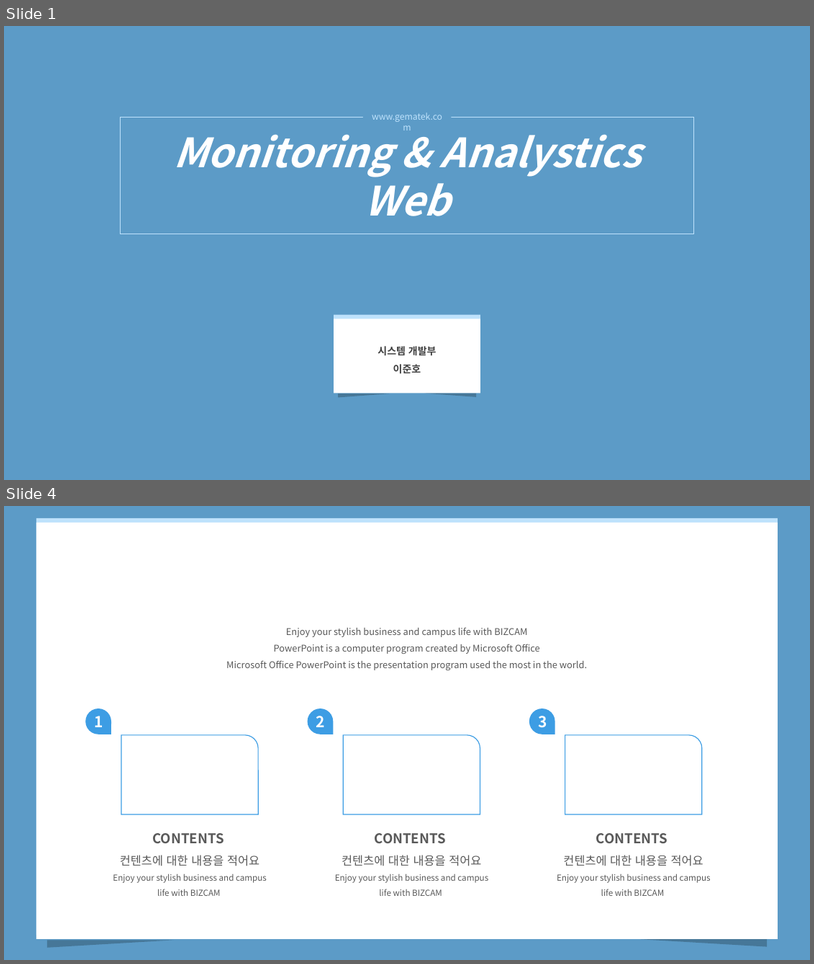
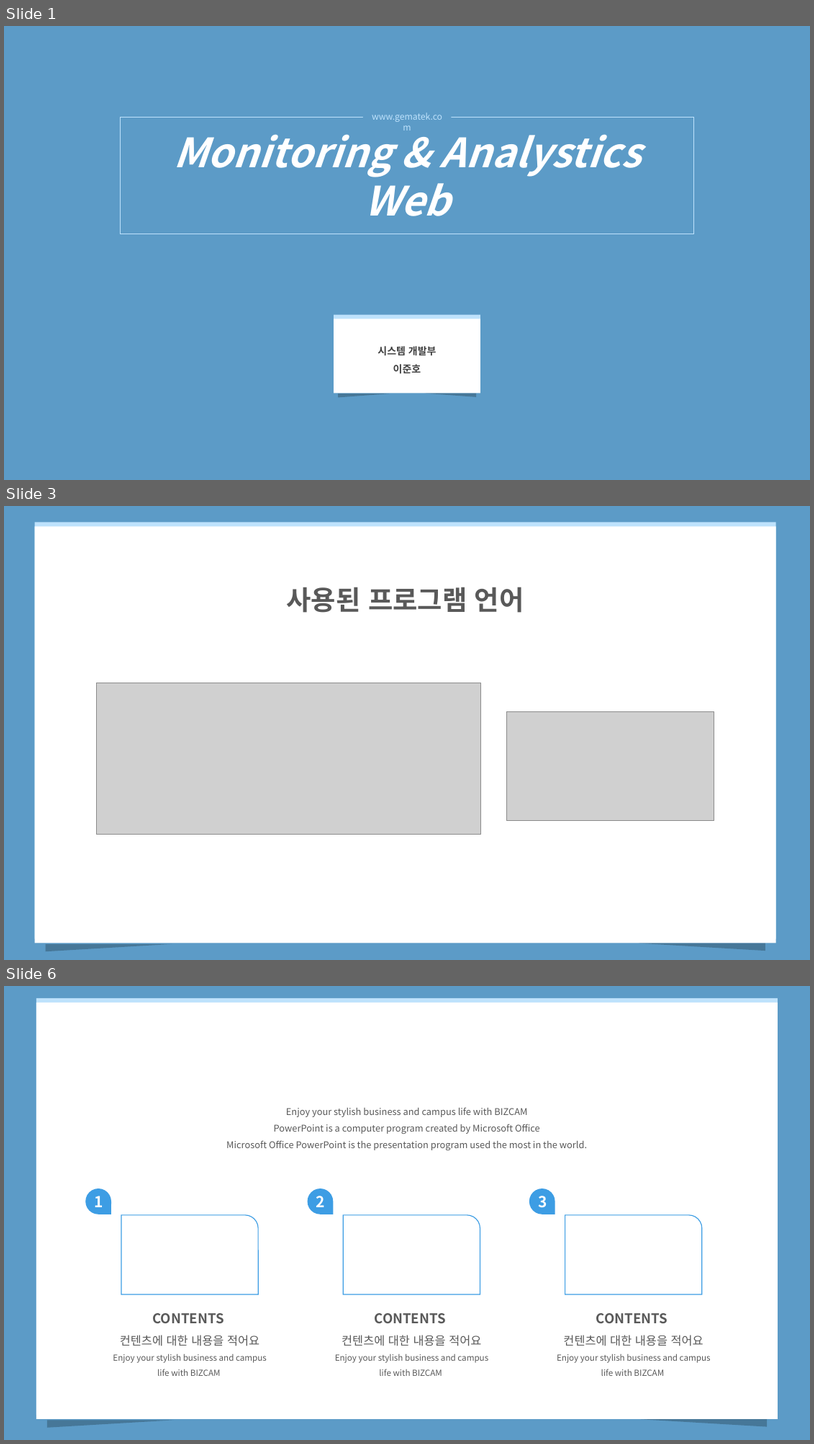
Before and after one commit to haomaru88/first_web, a slide deck: MonitoringWeb.pptx. Shown one above the other, each under a label of ours: slides 1 and 4 before the commit, slides 1, 3 and 6 after it; the slides between them are not shown. The pictures are 814x964 and 814x1444 pixels, drawn with LibreOffice and Linux fonts; fonts in the diff are those of the drawing; grey boxes stand for pictures. Boxes give left, top, right and bottom in pixels: in the first picture for what was removed or moved away, otherwise in the second. Text is boxed around its words. In the diff, an @@ line names an element or a change of style, - is before the commit and + after.

```diff
--- a/MonitoringWeb.pptx
+++ b/MonitoringWeb.pptx
@@ slide 3 added at [4,506,810,960], background #5C9BC7 @@
@@ rectangle added at [35,527,777,943], fill #FFFFFF @@
@@ text added at [287,587,525,613], 32 pt, text #595959, bold @@
+사용된 프로그램 언어
@@ picture added at [97,682,481,834] @@
@@ picture added at [507,711,715,820] @@
@@ right triangle added at [46,944,172,951], fill #000000 at 23% opacity @@
@@ right triangle added at [639,943,766,950], fill #000000 at 23% opacity @@
@@ what was slide 4 is now slide 6 @@
```
Also in this commit, not shown: 3 other slides added, 2 slides removed, 2 other files.
